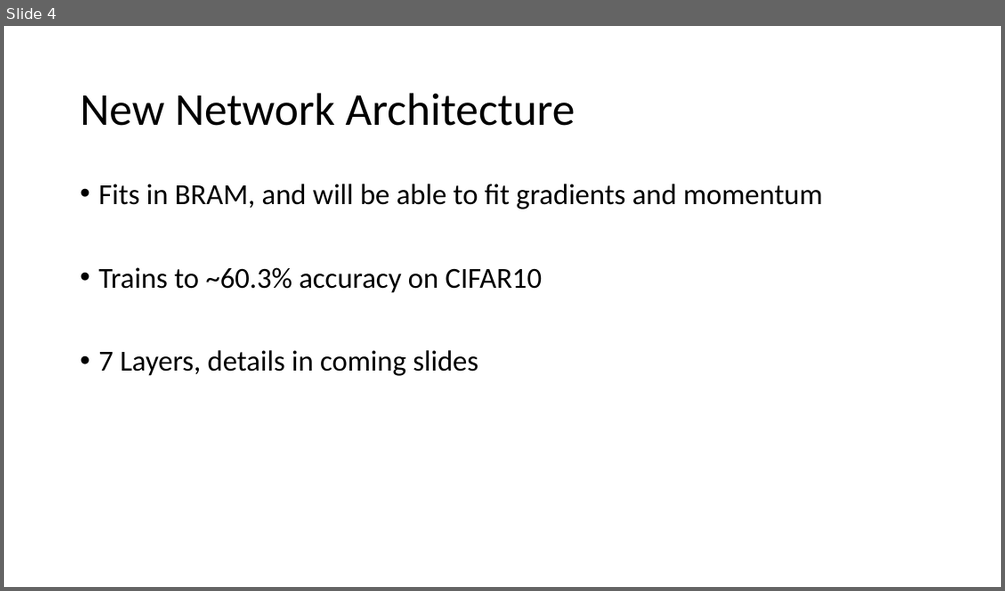
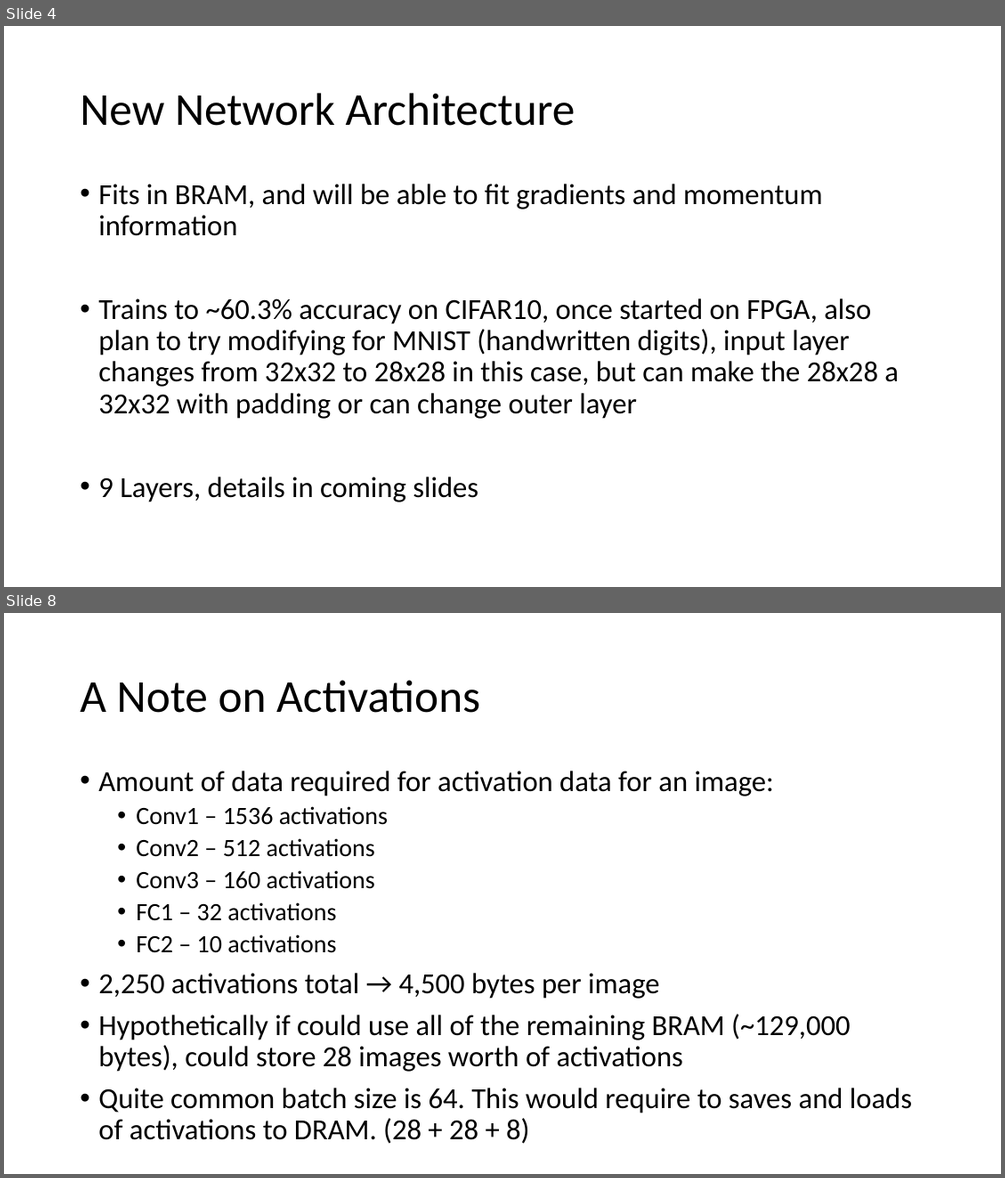
Before and after one commit to erikgroving/NeuralNetworkHardwareAccelerator, a slide deck: WeeklyPresentations/update5_04_01.pptx. Shown one above the other, each under a label of ours: slide 4 before the commit, slides 4 and 8 after it; the slides between them are not shown. The pictures are 1005x591 and 1005x1178 pixels, drawn with LibreOffice and Linux fonts; fonts in the diff are those of the drawing. Boxes give left, top, right and bottom in pixels: in the first picture for what was removed or moved away, otherwise in the second. Text is boxed around its words. In the diff, an @@ line names an element or a change of style, - is before the commit and + after.

```diff
--- a/WeeklyPresentations/update5_04_01.pptx
+++ b/WeeklyPresentations/update5_04_01.pptx
@@ slide 8 added at (4,613,1001,1174), background #FFFFFF @@
@@ title added at (80,680,480,713), 44 pt, text #000000 @@
+A Note on Activations
@@ text added at (98,771,912,1143), 28 pt, text #000000 @@
+• Amount of data required for activation data for an image:
+  • Conv1 – 1536 activations
+  • Conv2 – 512 activations
+  • Conv3 – 160 activations
+  • FC1 – 32 activations
+  • FC2 – 10 activations
+• 2,250 activations total → 4,500 bytes per image
+• Hypothetically if could use all of the remaining BRAM (~129,000 bytes), could store 28 images worth of activations
+• Quite common batch size is 64. This would require to saves and loads of activations to DRAM. (28 + 28 + 8)
@@ slide 4 changed as well @@
@@ text at (98,184,898,502): text changed @@
-• Fits in BRAM, and will be able to fit gradients and momentum
-• Trains to ~60.3% accuracy on CIFAR10
-• 7 Layers, details in coming slides
+• Fits in BRAM, and will be able to fit gradients and momentum information
+• Trains to ~60.3% accuracy on CIFAR10, once started on FPGA, also plan to try modifying for MNIST (handwritten digits), input layer changes from 32x32 to 28x28 in this case, but can make the 28x28 a 32x32 with padding or can change outer layer
+• 9 Layers, details in coming slides
```
Also in this commit, not shown: 4 other slides changed, 4 other slides added.
